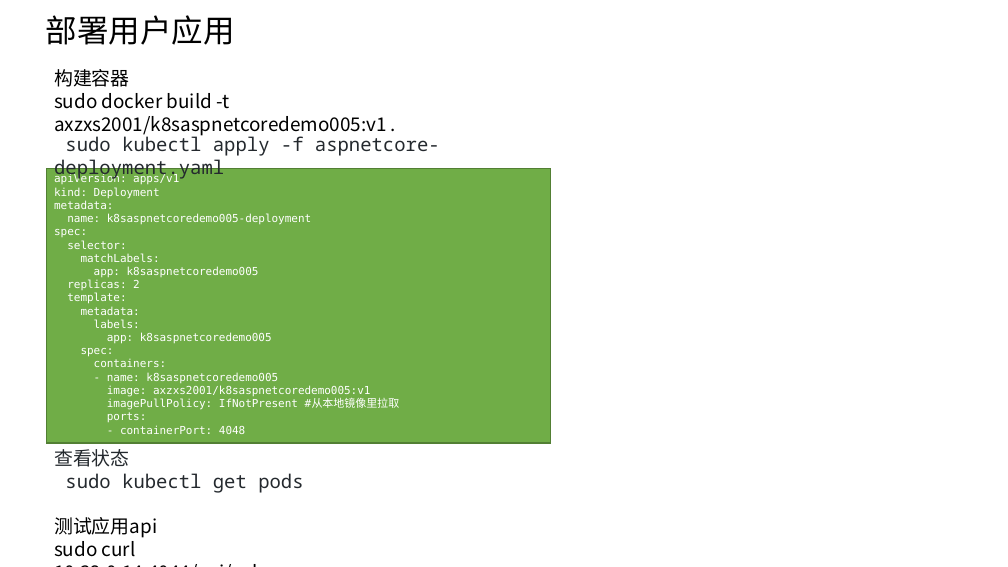
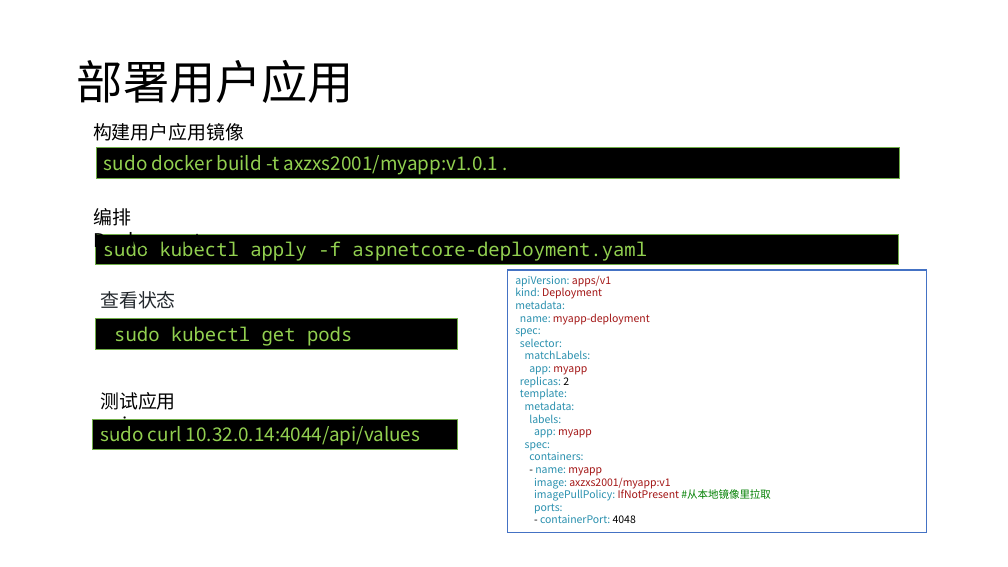
Before and after one commit to axzxs2001/Asp.NetCoreExperiment, a slide deck: slide 54 of Asp.NetCoreExperiment/kubernetes/kubernetes.pptx (slide 50 before the commit). Drawn at 1008x567 pixels with LibreOffice and Linux fonts; fonts in the diff are those of the drawing; background and template pictures are left out. Boxes give left, top, right and bottom in pixels: in the first picture for what was removed or moved away, otherwise in the second. Text is boxed around its words. In the diff, an @@ line names an element or a change of style, - is before the commit and + after.

```diff
--- a/Asp.NetCoreExperiment/kubernetes/kubernetes.pptx
+++ b/Asp.NetCoreExperiment/kubernetes/kubernetes.pptx
@@ title "部署用户应用": place and size @@
-title "部署用户应用" at <box>46,15,235,45</box>
+title "部署用户应用" at <box>77,60,354,103</box>
@@ title "部署用户应用" at <box>77,60,354,103</box>: size 30 to 44 pt; vertical alignment top to middle @@
@@ text at <box>93,123,244,141</box>: text changed @@
-构建容器
-sudo docker build -t axzxs2001/k8saspnetcoredemo005:v1 .
+构建用户应用镜像
@@ rectangle added at <box>97,148,900,178</box>, fill #000000, outline #70AD47 1 pt, 18 pt, text #92D050 @@
+sudo docker build -t axzxs2001/myapp:v1.0.1 .
@@ text added at <box>93,208,201,253</box>, 18 pt, text #000000 @@
+编排Deployment
@@ rectangle "sudo kubectl apply -f aspnetcore-deployment.yaml": place and size @@
-rectangle "sudo kubectl apply -f aspnetcore-deployment.yaml" at <box>54,134,440,180</box>
+rectangle "sudo kubectl apply -f aspnetcore-deployment.yaml" at <box>95,234,898,265</box>
@@ rectangle "sudo kubectl apply -f aspnetcore-deployment.yaml" at <box>95,234,898,265</box>: text colour #24292E to #92D050; fill none to #000000; outline none to #70AD47 1 pt @@
@@ text "查看状态": place and size @@
-text "查看状态" at <box>54,449,303,557</box>
+text "查看状态" at <box>100,291,176,309</box>
@@ rectangle "apiVersion: apps/v1": place and size @@
-rectangle "apiVersion: apps/v1" at <box>47,169,551,444</box>
+rectangle "apiVersion: apps/v1" at <box>508,270,927,532</box>
@@ rectangle "apiVersion: apps/v1" at <box>508,270,927,532</box>: fill #70AD47 to #FFFFFF; outline #538035 1 pt to #4472C4 1 pt @@
@@ text in rectangle at <box>515,276,771,523</box>: size 10.5 to 10 pt, font DejaVu Sans Mono to Noto Sans CJK SC in "apiVersion: apps/v1", "kind: Deployment", "metadata:", "spec:" and 11 more places; text colour #FFFFFF to #2B91AF in "apiVersion:", "kind:", "metadata:", "spec:" and 11 more places; text colour #FFFFFF to #A31515 in "apps/v1", "Deployment", "IfNotPresent"; text colour #FFFFFF to #000000 in "2", "- 4048"; text colour #FFFFFF to #008000 in "#从本地镜像里拉取" @@
@@ rectangle added at <box>95,319,457,349</box>, fill #000000, outline #70AD47 1 pt, 18 pt, text #92D050 @@
+sudo kubectl get pods
@@ text in rectangle at <box>520,313,650,325</box>: text changed; size 10.5 to 10 pt; font DejaVu Sans Mono to Noto Sans CJK SC; text colour #FFFFFF to #A31515 @@
-name: k8saspnetcoredemo005-deployment
+name: myapp-deployment
@@ text in rectangle at <box>529,366,587,375</box>: text changed; size 10.5 to 10 pt; font DejaVu Sans Mono to Noto Sans CJK SC; text colour #FFFFFF to #A31515 @@
-app: k8saspnetcoredemo005
+app: myapp
@@ rectangle added at <box>93,419,457,449</box>, fill #000000, outline #70AD47 1 pt, 18 pt, text #92D050 @@
+sudo curl 10.32.0.14:4044/api/values
@@ text added at <box>100,392,176,436</box>, 18 pt, text #000000 @@
+测试应用api
@@ text in rectangle at <box>534,429,592,438</box>: text changed; size 10.5 to 10 pt; font DejaVu Sans Mono to Noto Sans CJK SC; text colour #FFFFFF to #A31515 @@
-app: k8saspnetcoredemo005
+app: myapp
@@ text at <box>54,473,303,557</box>: paragraphs removed @@
-sudo kubectl get pods
-测试应用api
-sudo curl 10.32.0.14:4044/api/values
@@ text in rectangle at <box>534,467,670,489</box>: text changed; size 10.5 to 10 pt; font DejaVu Sans Mono to Noto Sans CJK SC; text colour #FFFFFF to #A31515 @@
-- name: k8saspnetcoredemo005
-image: axzxs2001/k8saspnetcoredemo005:v1
+- name: myapp
+image: axzxs2001/myapp:v1
```
Also in this commit, not shown: 10 other slides changed, 3 slides added, 1 slide removed, 1 other file.
